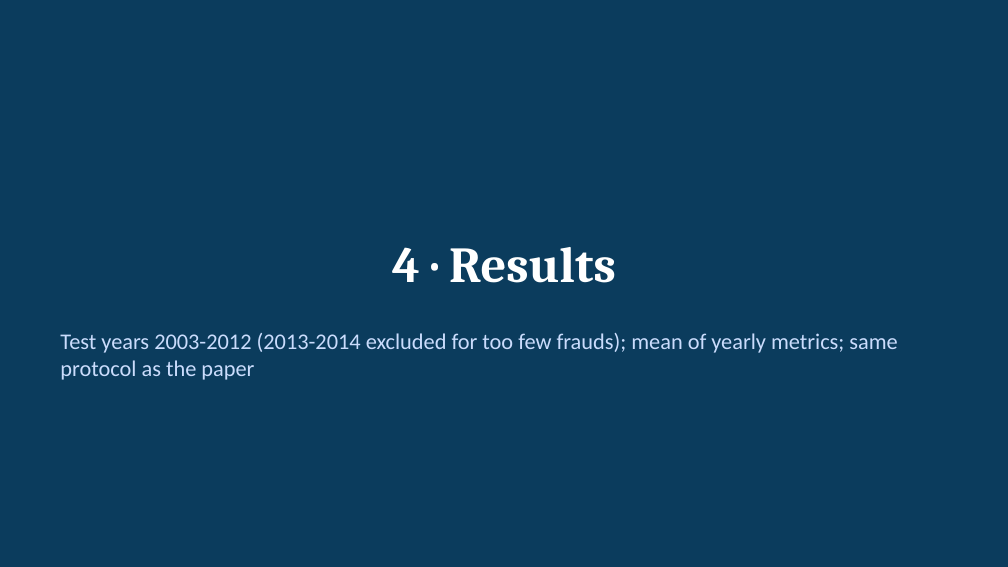
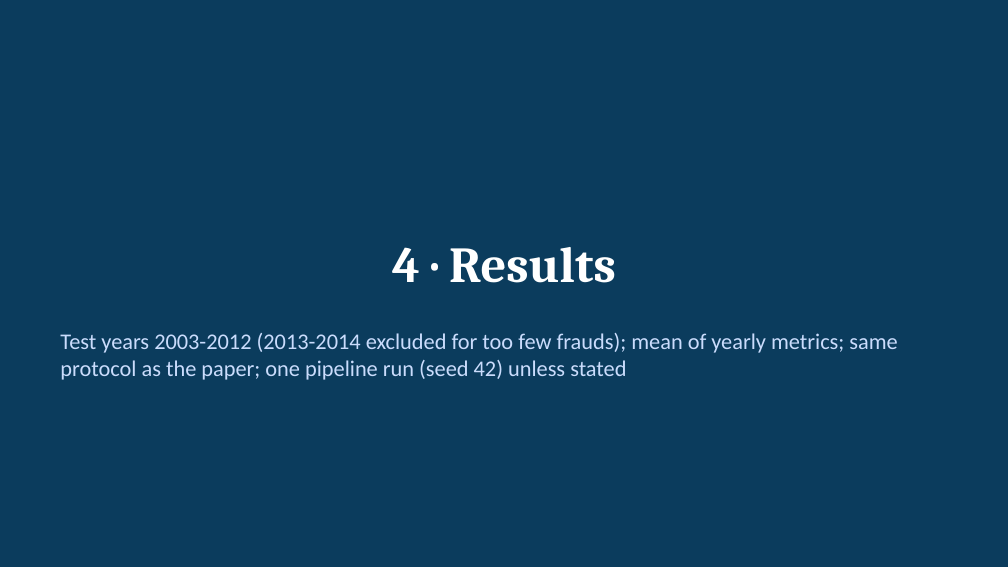
Before and after one commit to dhruv-37/Final-Year-Project-Minor, a slide deck: slide 16 of presentation/Fraud_Detection_Project.pptx (slide 15 before the commit). Drawn at 1008x567 pixels with LibreOffice and Linux fonts; fonts in the diff are those of the drawing. Boxes give left, top, right and bottom in pixels: in the first picture for what was removed or moved away, otherwise in the second. Text is boxed around its words. In the diff, an @@ line names an element or a change of style, - is before the commit and + after.

```diff
--- a/presentation/Fraud_Detection_Project.pptx
+++ b/presentation/Fraud_Detection_Project.pptx
@@ text at (60, 333, 897, 380): text changed @@
-Test years 2003-2012 (2013-2014 excluded for too few frauds); mean of yearly metrics; same protocol as the paper
+Test years 2003-2012 (2013-2014 excluded for too few frauds); mean of yearly metrics; same protocol as the paper; one pipeline run (seed 42) unless stated
```
Also in this commit, not shown: 14 other slides changed, 4 slides added, 2 other files.
